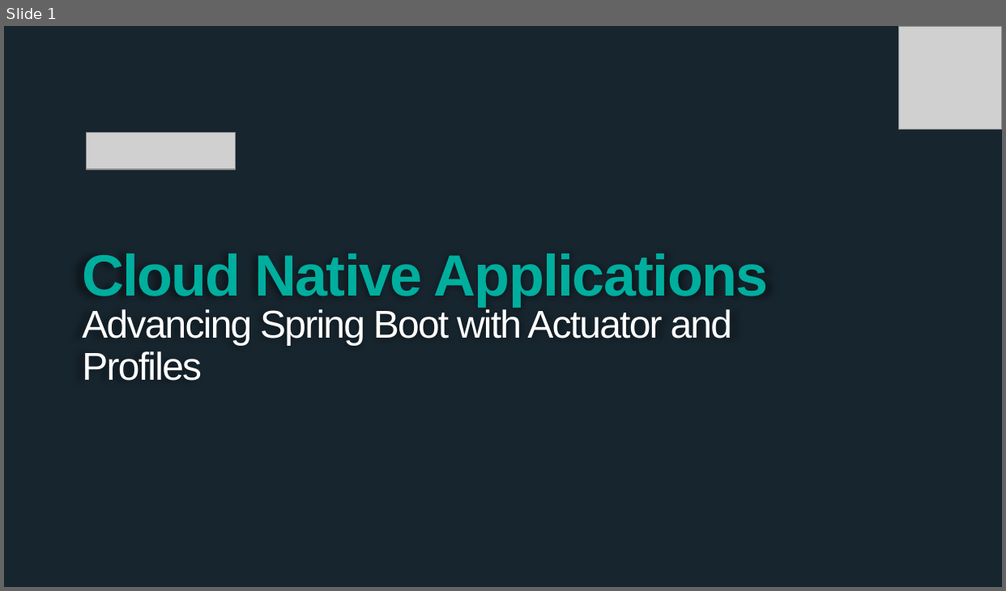
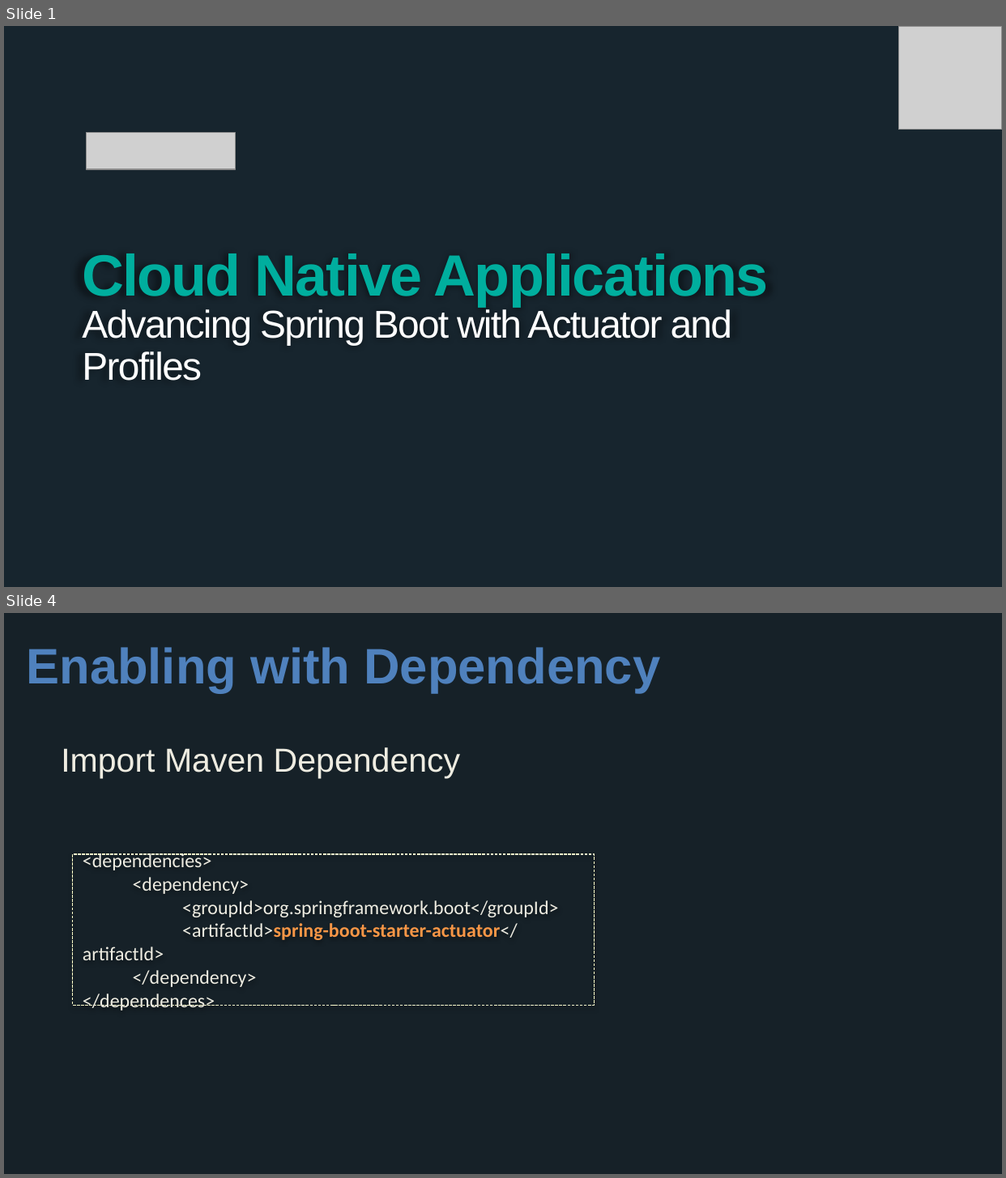
Before and after one commit to wxlund/CN-Workshop-Boeing, a slide deck: presentations/Session_4_Advanced_Boot.pptx. Shown one above the other, each under a label of ours: slide 1 before the commit, slides 1 and 4 after it; the slides between them are not shown. The pictures are 1006x591 and 1006x1178 pixels, drawn with LibreOffice and Linux fonts; fonts in the diff are those of the drawing; grey boxes stand for pictures; background and template pictures are left out. Boxes give left, top, right and bottom in pixels: in the first picture for what was removed or moved away, otherwise in the second. Text is boxed around its words. In the diff, an @@ line names an element or a change of style, - is before the commit and + after.

```diff
--- a/presentations/Session_4_Advanced_Boot.pptx
+++ b/presentations/Session_4_Advanced_Boot.pptx
@@ slide 4 added at box(4, 613, 1002, 1174), background #162128 @@
@@ title added at box(26, 647, 660, 693), 36 pt, text #4F81BD, bold @@
+Enabling with Dependency
@@ text added at box(61, 747, 461, 779), 24 pt, text #EEECE1 @@
+Import Maven Dependency
@@ rectangle added at box(73, 854, 594, 1005), outline #FFFFCC 0.75 pt dashed, 14 pt, text #EEECE1 @@
+<dependencies>
+<dependency>
+<groupId>org.springframework.boot</groupId>
+<artifactId>spring-boot-starter-actuator</artifactId>
+</dependency>
+</dependences>
```
Also in this commit, not shown: 6 other slides added, 1 slide removed, 1 other file.
